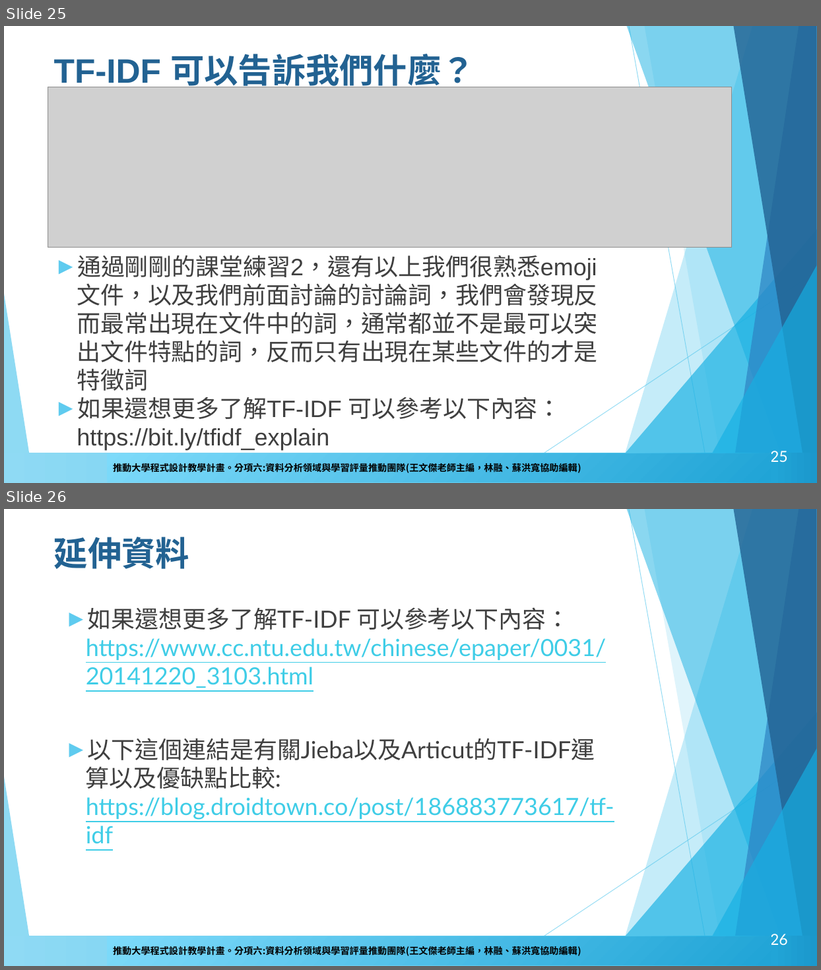
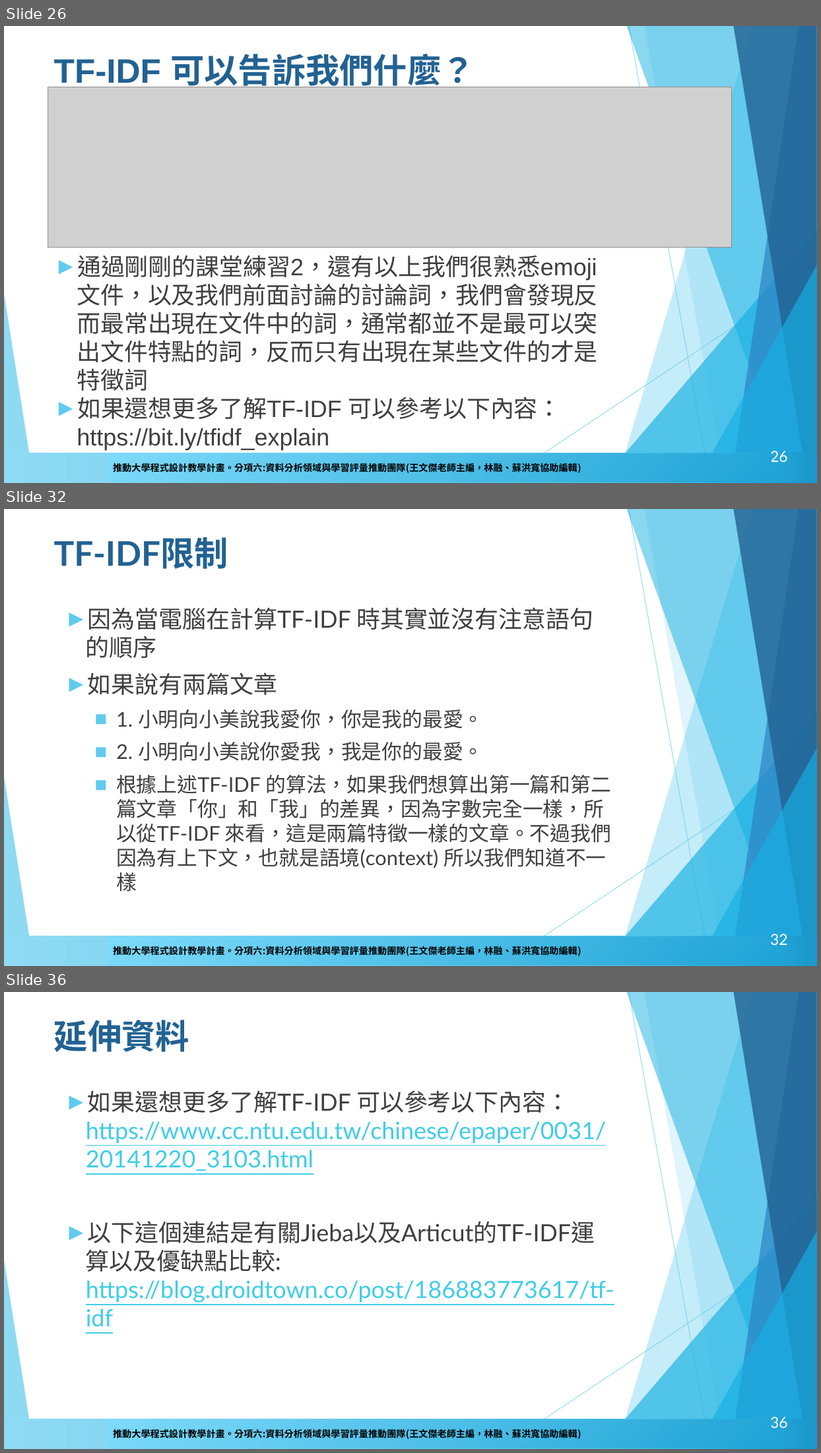
Before and after one commit to howardsukuan/textual-data-analysis-python, a slide deck: week02/文本分析與程式設計Week02.pptx. Shown one above the other, each under a label of ours: slides 25 and 26 before the commit, slides 26, 32 and 36 after it; the slides between them are not shown. The pictures are 821x970 and 821x1453 pixels, drawn with LibreOffice and Linux fonts; fonts in the diff are those of the drawing; grey boxes stand for pictures; background and template pictures are left out. Boxes give left, top, right and bottom in pixels: in the first picture for what was removed or moved away, otherwise in the second. Text is boxed around its words. In the diff, an @@ line names an element or a change of style, - is before the commit and + after.

Commit message:
更新第二週TFIDF 內容和課間練習內容

```diff
--- a/week02/文本分析與程式設計Week02.pptx
+++ b/week02/文本分析與程式設計Week02.pptx
@@ slide 32 added at bbox=[4, 509, 817, 966], background #FFFFFF; not listed: 13 template elements that a slide beside it also shows @@
@@ title added at bbox=[54, 537, 228, 569], 40 pt, text #226292, bold @@
+TF-IDF限制
@@ text added at bbox=[86, 607, 612, 892], 24 pt, text #3F3F3F @@
+► 因為當電腦在計算TF-IDF 時其實並沒有注意語句的順序
+► 如果說有兩篇文章
+  ■ 1. 小明向小美說我愛你，你是我的最愛。
+  ■ 2. 小明向小美說你愛我，我是你的最愛。
+  ■ 根據上述TF-IDF 的算法，如果我們想算出第一篇和第二篇文章「你」和「我」的差異，因為字數完全一樣，所以從TF-IDF 來看，這是兩篇特徵一樣的文章。不過我們因為有上下文，也就是語境(context) 所以我們知道不一樣
@@ page number added at bbox=[770, 934, 788, 945], 18 pt, text #FFFFFF @@
+32
@@ what was slide 25 is now slide 26 @@
@@ page number at bbox=[770, 451, 788, 462]: text changed @@
-25
+26
@@ what was slide 26 is now slide 36 @@
@@ page number at bbox=[770, 1417, 788, 1428]: text changed @@
-26
+36
```
Also in this commit, not shown: 5 slides changed, 7 other slides added, 1 other file.
